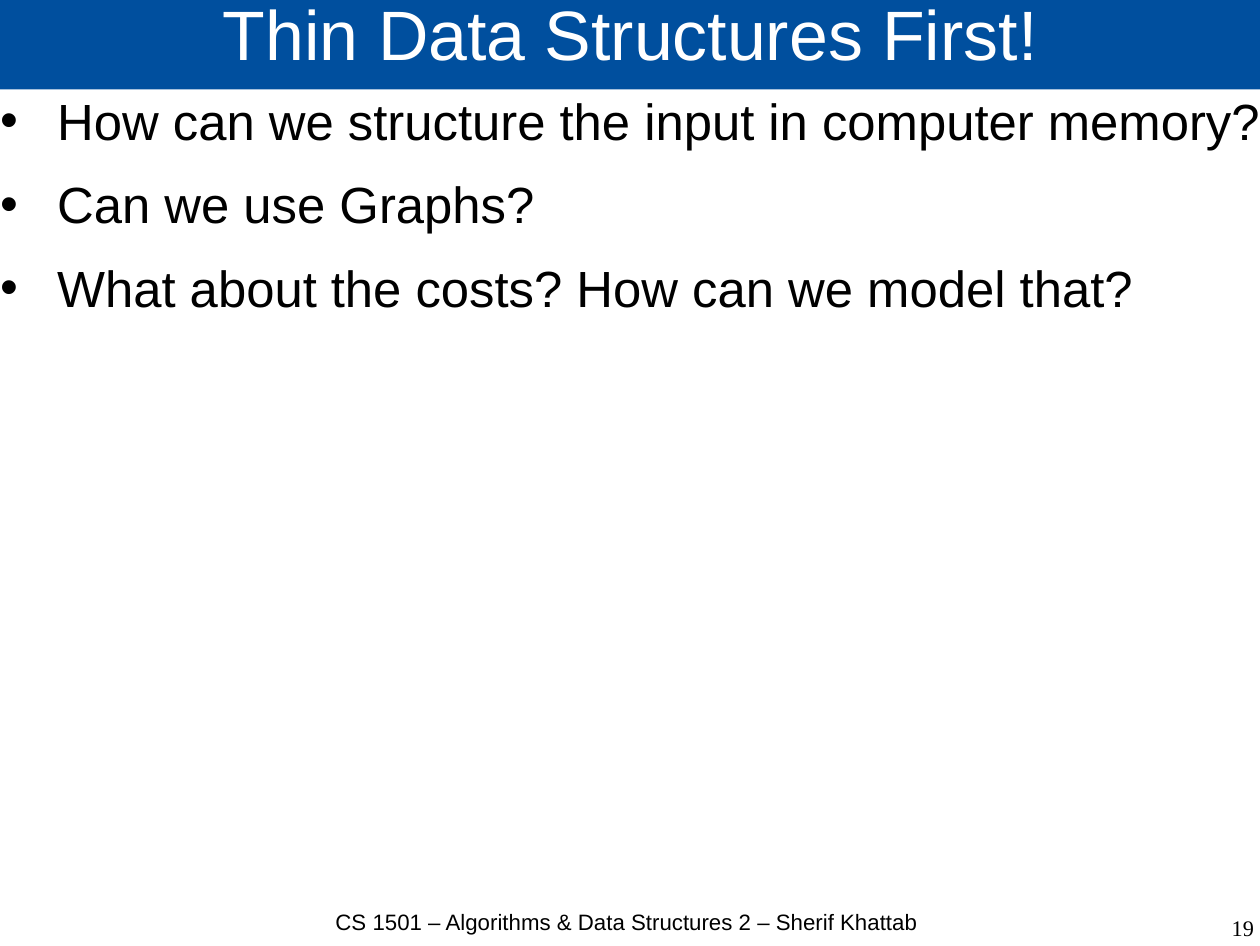
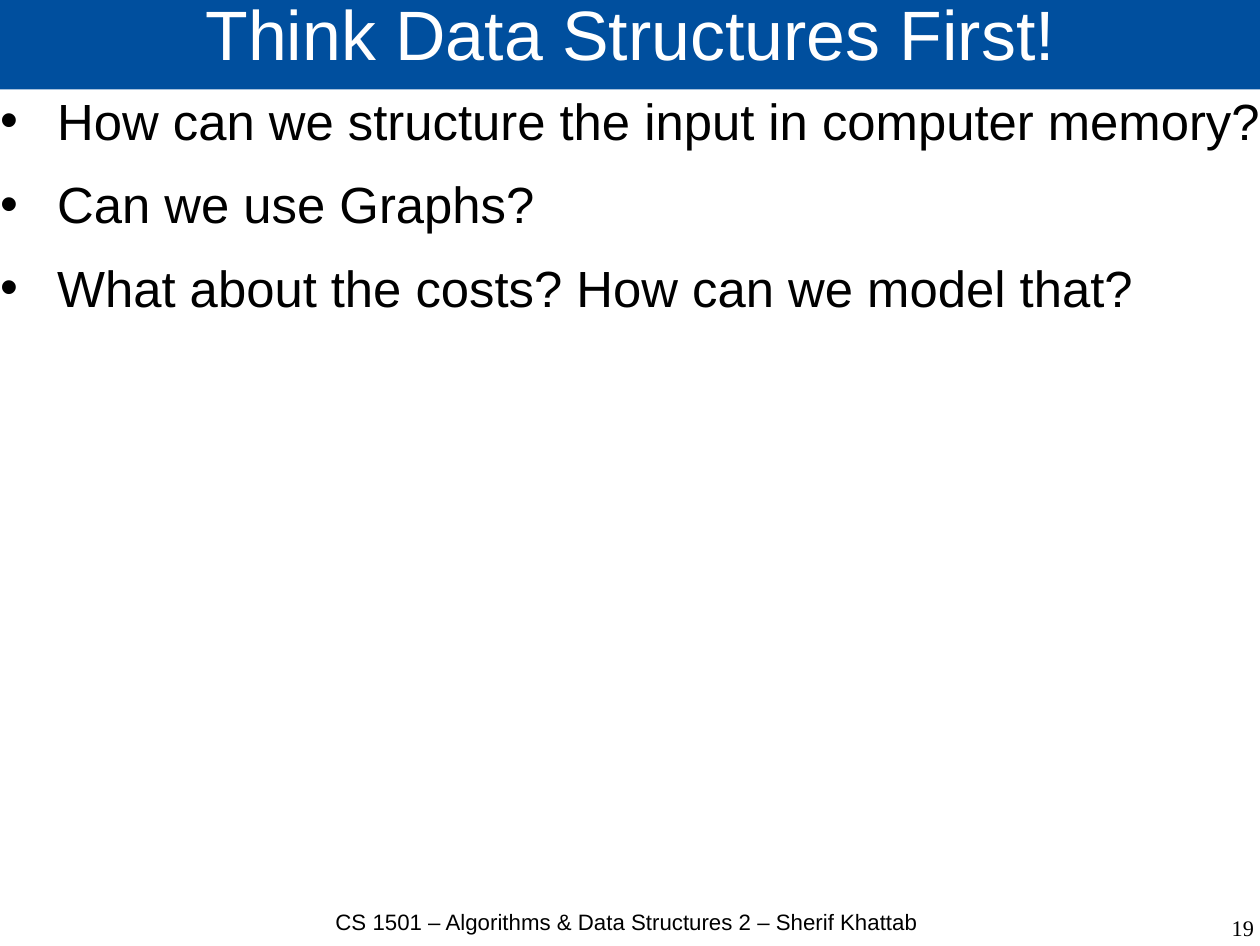
Before and after one commit to cs1501-2224/handouts, a slide deck: slide 19 of DraftSlides/Lecture15.pptx. Drawn at 1260x946 pixels with LibreOffice and Linux fonts; fonts in the diff are those of the drawing. Boxes give left, top, right and bottom in pixels: in the first picture for what was removed or moved away, otherwise in the second. Text is boxed around its words. In the diff, an @@ line names an element or a change of style, - is before the commit and + after.

```diff
--- a/DraftSlides/Lecture15.pptx
+++ b/DraftSlides/Lecture15.pptx
@@ title at box(205, 9, 1055, 61): text changed @@
-Thin Data Structures First!
+Think Data Structures First!
```
Also in this commit, not shown: 1 other slide changed, 10 slides removed, 1 other file.
